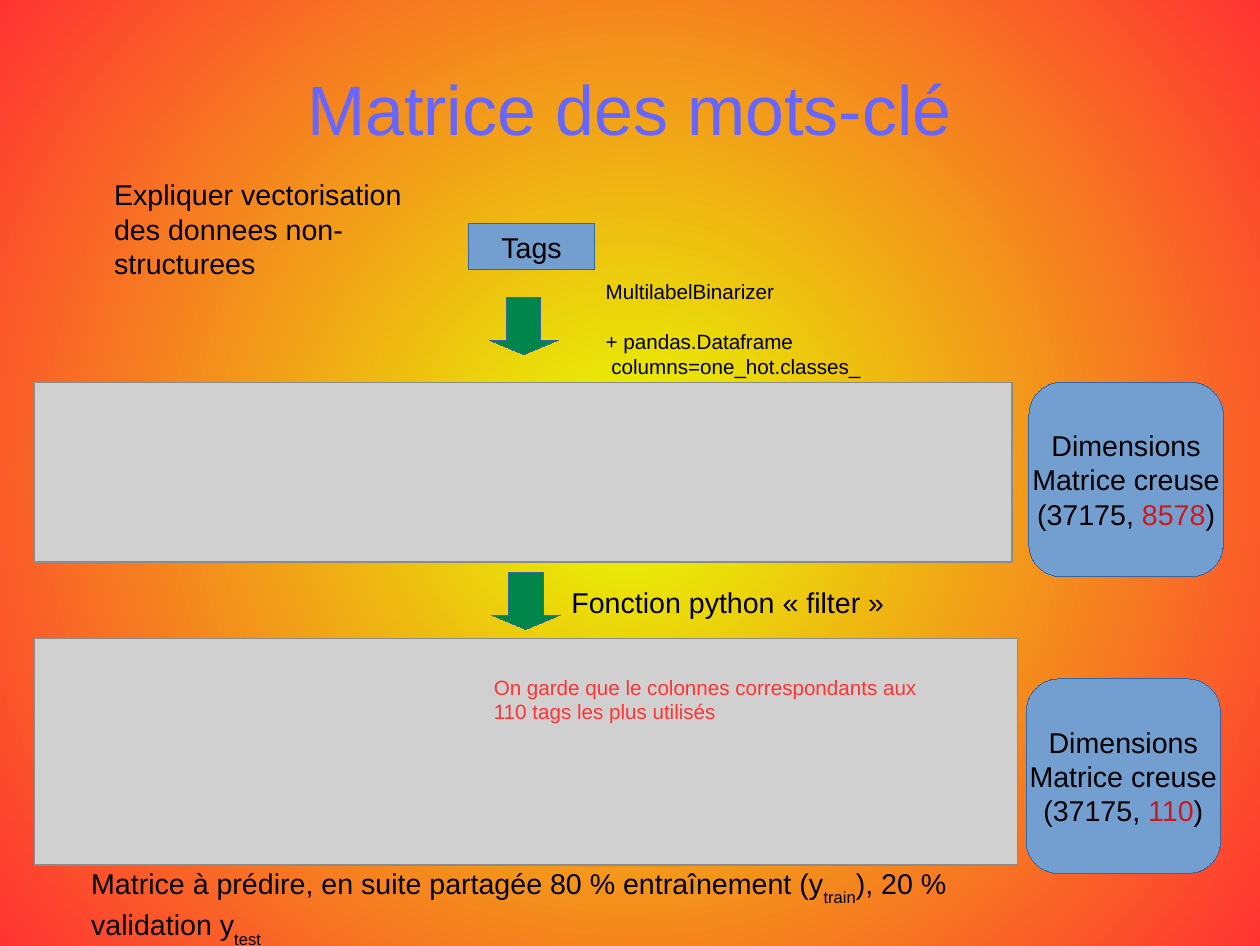
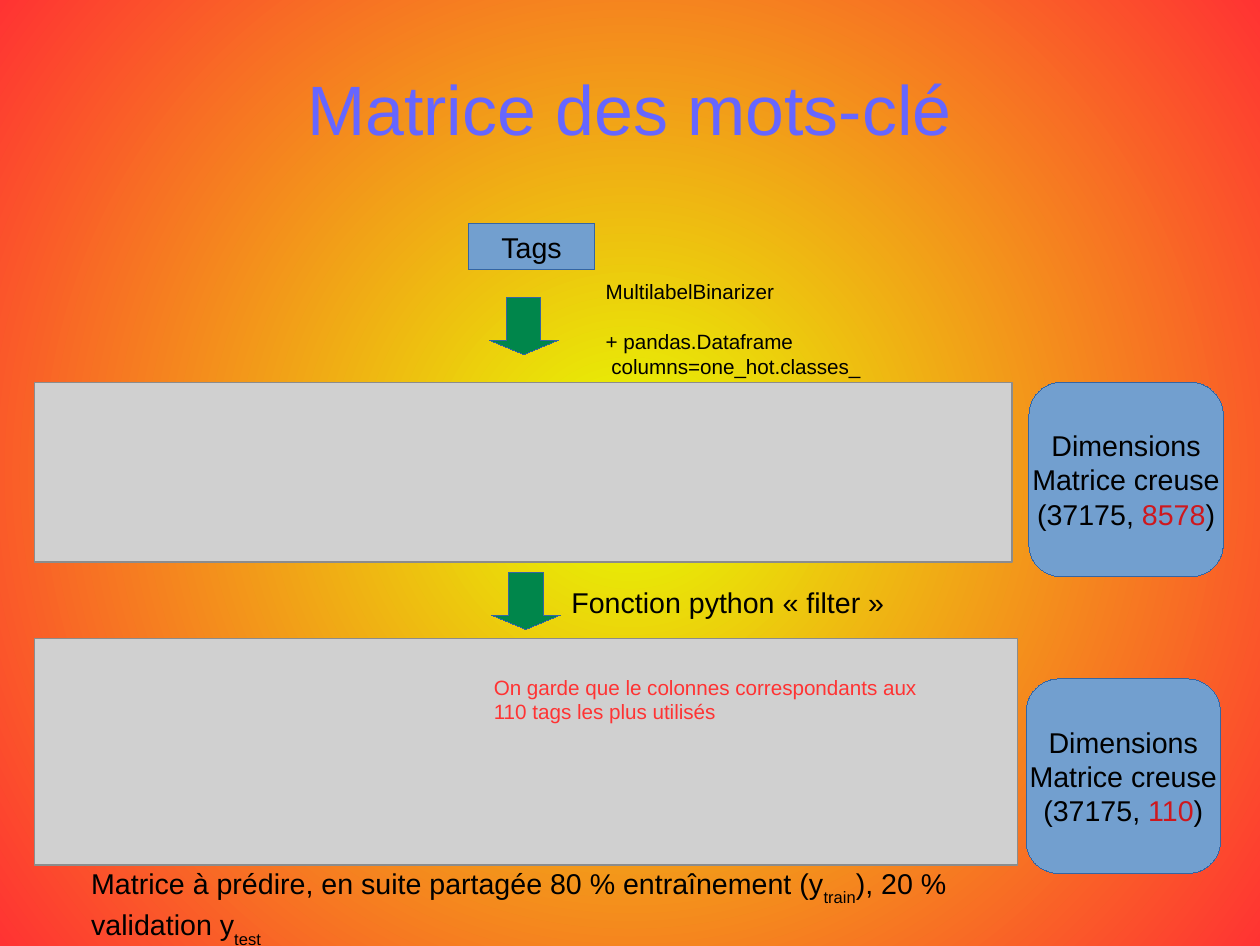
Before and after one commit to opsabarsec/NLP-automatic-tagging-stackoverflow-posts, a slide deck: slide 8 of documentation/P5_presentation.odp (slide 7 before the commit). Drawn at 1260x946 pixels with LibreOffice and Linux fonts; fonts in the diff are those of the drawing; grey boxes stand for pictures. Boxes give left, top, right and bottom in pixels: in the first picture for what was removed or moved away, otherwise in the second. Text is boxed around its words. In the diff, an @@ line names an element or a change of style, - is before the commit and + after.

```diff
--- a/documentation/P5_presentation.odp
+++ b/documentation/P5_presentation.odp
@@ text removed at (114,184,401,275) @@
-Expliquer vectorisation des donnees non-structurees
```
Also in this commit, not shown: 2 other slides changed, 1 slide added, 3 other files.
